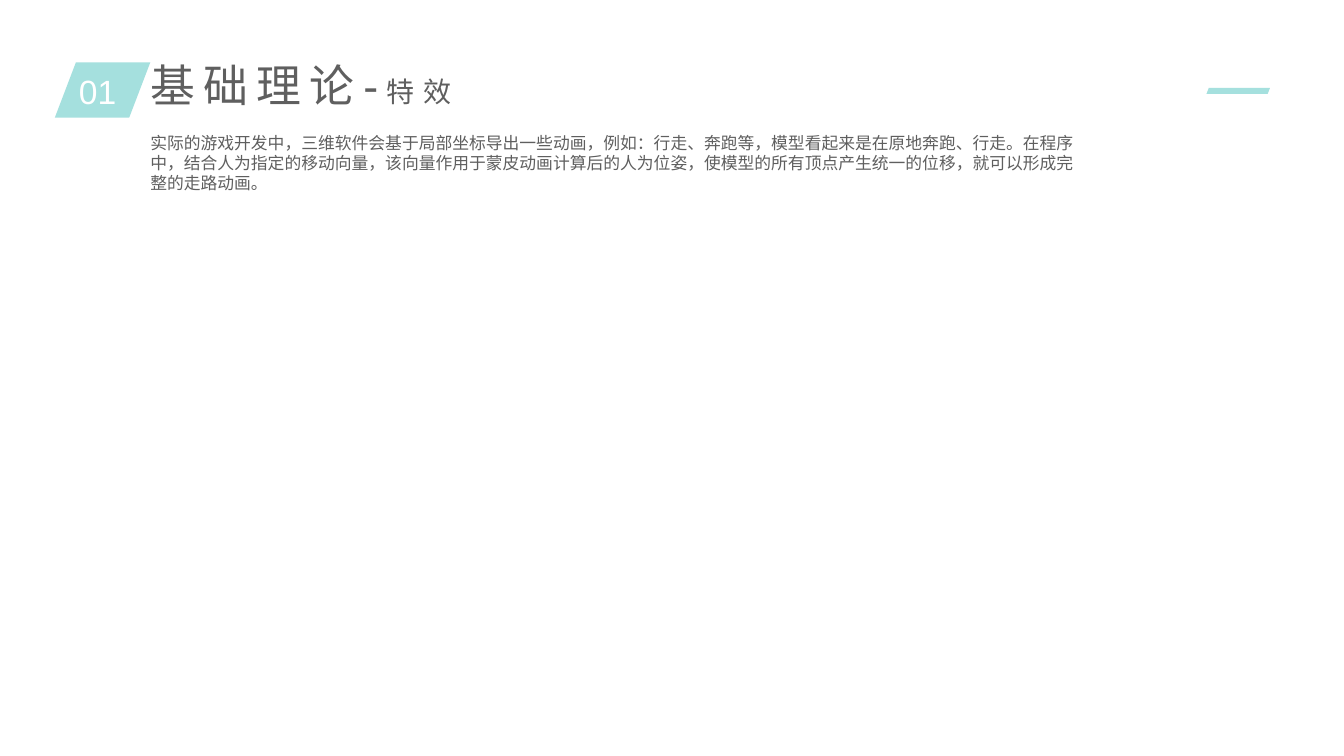
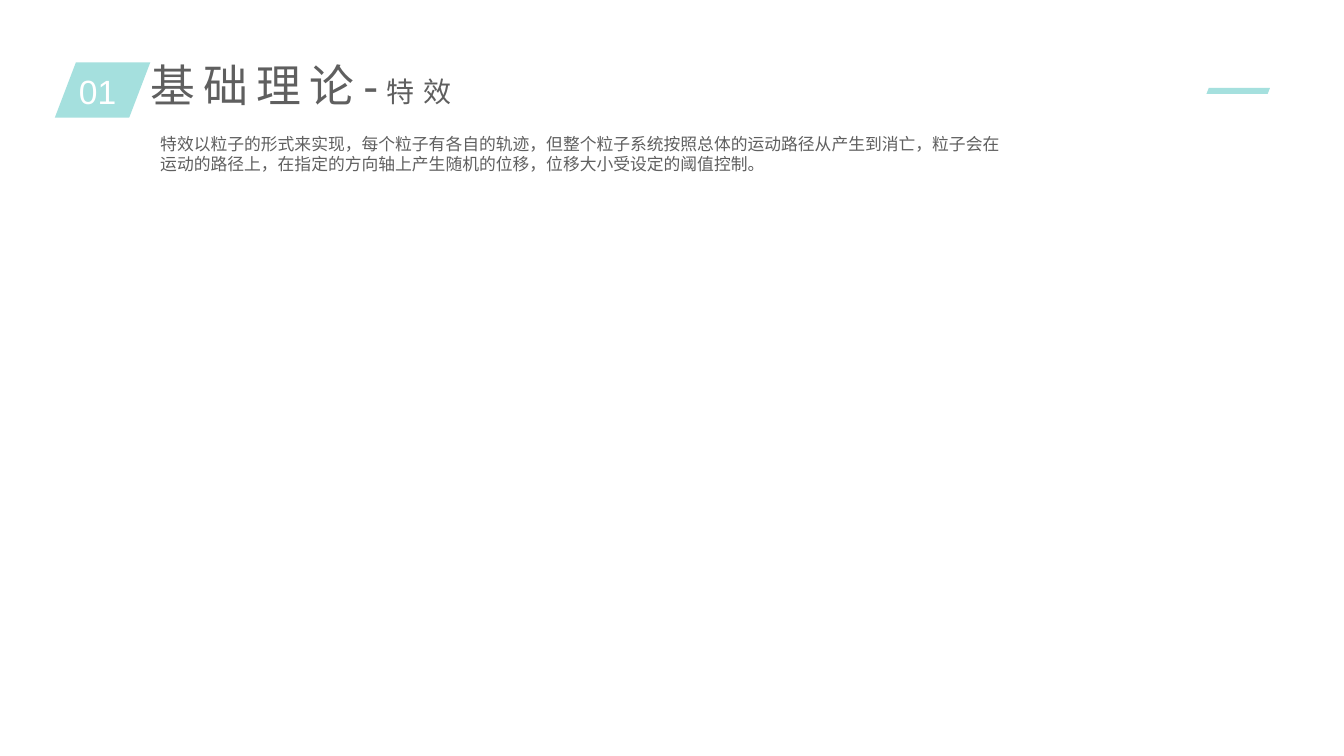
Before and after one commit to lijun4727/3d-study, a slide deck: slide 33 of 3d游戏引擎.pptx. Drawn at 1344x756 pixels with LibreOffice and Linux fonts; fonts in the diff are those of the drawing. Boxes give left, top, right and bottom in pixels: in the first picture for what was removed or moved away, otherwise in the second. Text is boxed around its words. In the diff, an @@ line names an element or a change of style, - is before the commit and + after.

Commit message:
粒子系统简要说明

```diff
--- a/3d游戏引擎.pptx
+++ b/3d游戏引擎.pptx
@@ text removed at (150,135,1073,191) @@
-实际的游戏开发中，三维软件会基于局部坐标导出一些动画，例如：行走、奔跑等，模型看起来是在原地奔跑、行走。在程序中，结合人为指定的移动向量，该向量作用于蒙皮动画计算后的人为位姿，使模型的所有顶点产生统一的位移，就可以形成完整的走路动画。
@@ text added at (160,136,999,172), 12 pt, text #5F5F5F @@
+特效以粒子的形式来实现，每个粒子有各自的轨迹，但整个粒子系统按照总体的运动路径从产生到消亡，粒子会在运动的路径上，在指定的方向轴上产生随机的位移，位移大小受设定的阈值控制。
```
Also in this commit, not shown: 1 other file.
